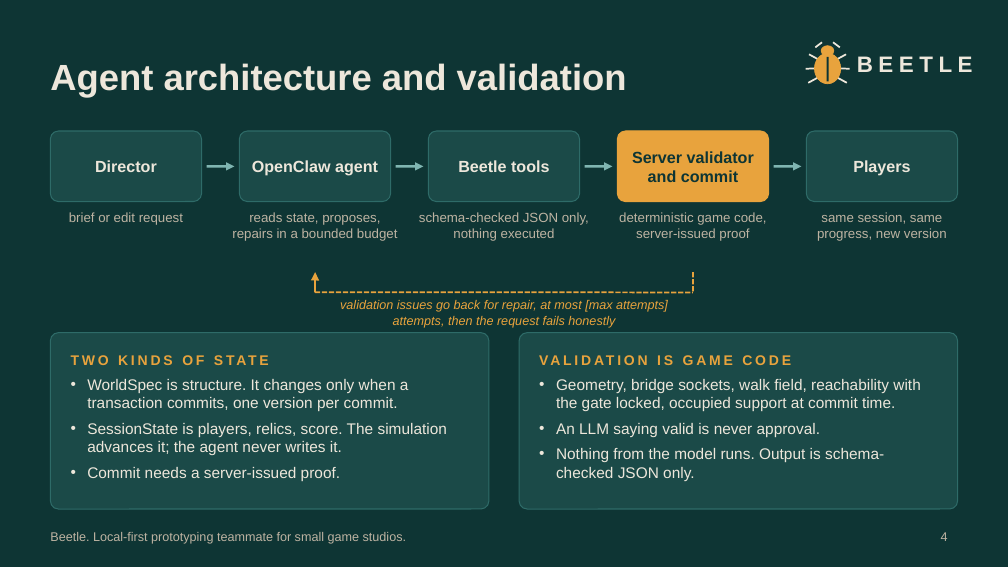
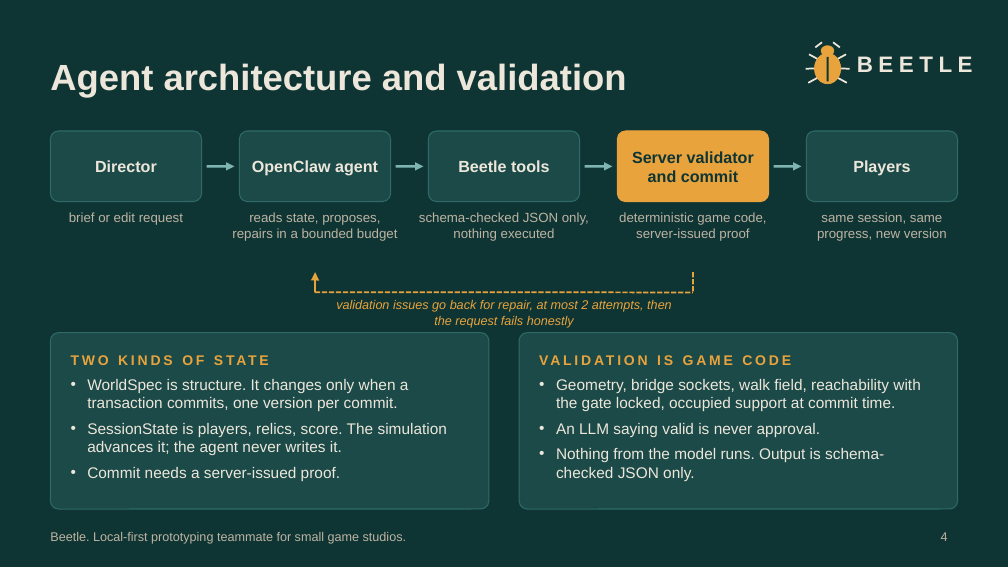
Before and after one commit to bean-1129/Beetle, a slide deck: slide 4 of docs/pitch/Beetle-pitch.pptx. Drawn at 1008x567 pixels with LibreOffice and Linux fonts; fonts in the diff are those of the drawing. Boxes give left, top, right and bottom in pixels: in the first picture for what was removed or moved away, otherwise in the second. Text is boxed around its words. In the diff, an @@ line names an element or a change of style, - is before the commit and + after.

```diff
--- a/docs/pitch/Beetle-pitch.pptx
+++ b/docs/pitch/Beetle-pitch.pptx
@@ text at <box>336,300,672,328</box>: text changed @@
-validation issues go back for repair, at most [max attempts] attempts, then the request fails honestly
+validation issues go back for repair, at most 2 attempts, then the request fails honestly
```
Also in this commit, not shown: 1 other slide changed, 1 slide added, 1 slide removed, 8 other files.
